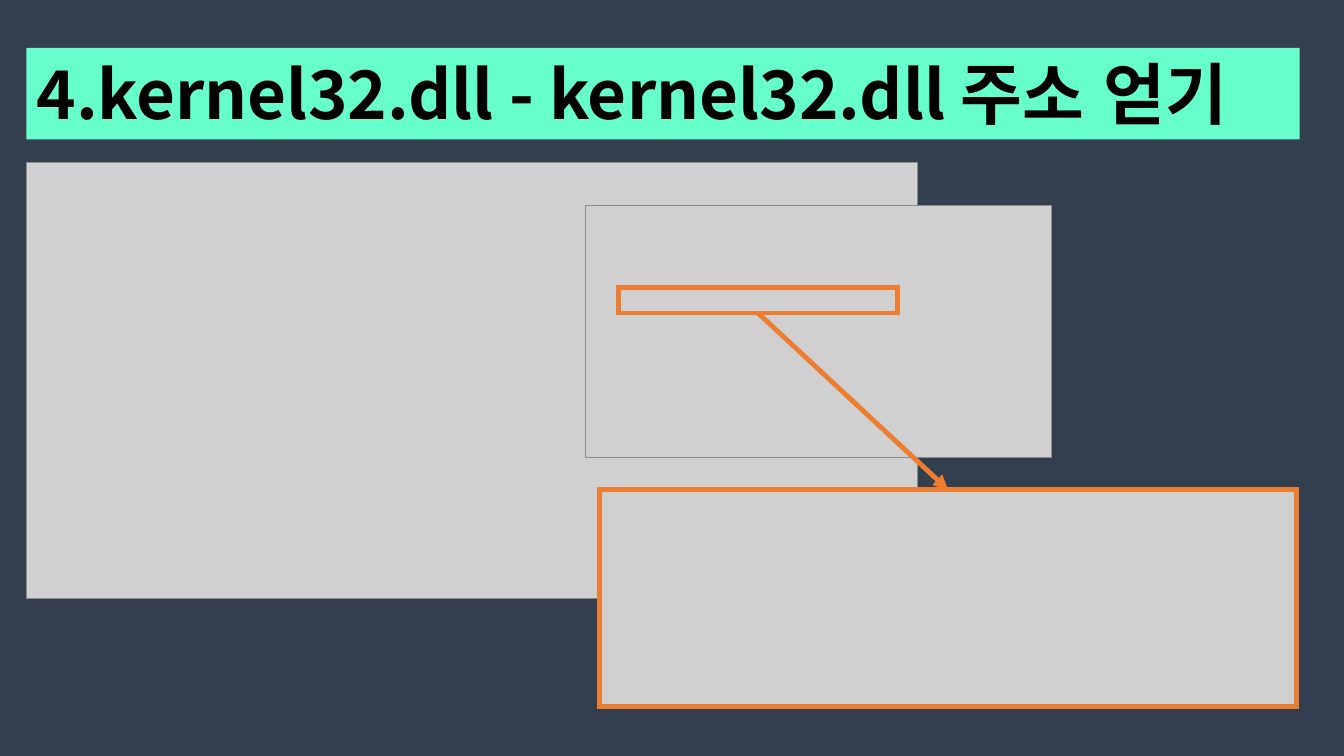
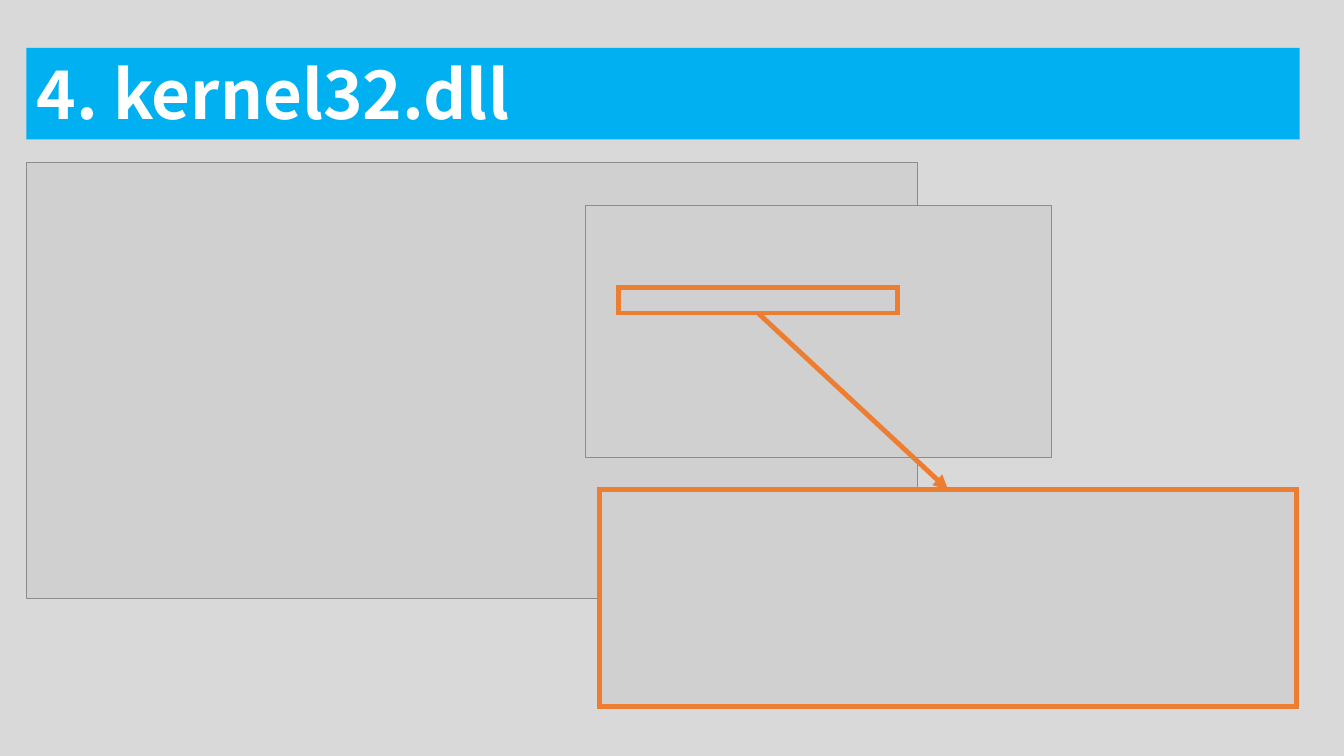
Before and after one commit to traitor0213/universal-shellcode, a slide deck: slide 19 of 123545.pptx (slide 18 before the commit). Drawn at 1344x756 pixels with LibreOffice and Linux fonts; fonts in the diff are those of the drawing; grey boxes stand for pictures. Boxes give left, top, right and bottom in pixels: in the first picture for what was removed or moved away, otherwise in the second. Text is boxed around its words. In the diff, an @@ line names an element or a change of style, - is before the commit and + after.

```diff
--- a/123545.pptx
+++ b/123545.pptx
@@ background #333F50 to #D9D9D9 @@
@@ rectangle "4. kernel32.dll" at [26,47,1300,139]: fill #66FFCC to #00B0F0 @@
@@ text in rectangle at [36,65,509,120]: text changed; text colour #000000 to #FFFFFF @@
-4.kernel32.dll - kernel32.dll 주소 얻기
+4. kernel32.dll
```
Also in this commit, not shown: 19 other slides changed, 4 slides added, 3 slides removed.
